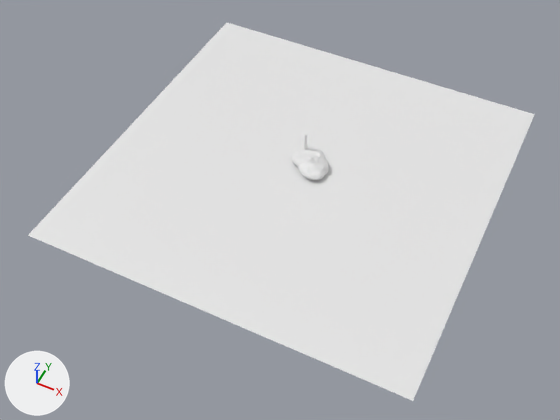
An edit to the Blender file introduction_section/lesson_13_making_a_lighthouse.blend, drawn before and after from the same camera.
Before and after are seen from a 50 mm lens placed at (34.2, -81.0, 87.2), pointed at (-2.2, -8.2, -3.8). The lights are fixed; the arrows at lower left show +X, +Y and +Z.

The older version as bpy lines, for what is in view:
```python
me_icosphere = bpy.data.meshes.new('Icosphere')
me_icosphere.from_pydata(...)  # 91 vertices, 178 faces; spans x -4.32..2.42, y -3.42..3.46, z -0.96..1.24
me_plane = bpy.data.meshes.new('Plane')
me_plane.from_pydata([(-1.0, -1.0, 0.0), (1.0, -1.0, 0.0), (-1.0, 1.0, 0.0), (1.0, 1.0, 0.0)], [], [(0, 1, 3, 2)])
ob_base_rocks = bpy.data.objects.new('base_rocks', me_icosphere)
ob_base_rocks.location = (0.0, 0.0, 0.0)
ob_water = bpy.data.objects.new('water', me_plane)
ob_water.location = (-1.9, -1.8, -0.7)
ob_water.scale = (30.0, 30.0, 30.0)
```
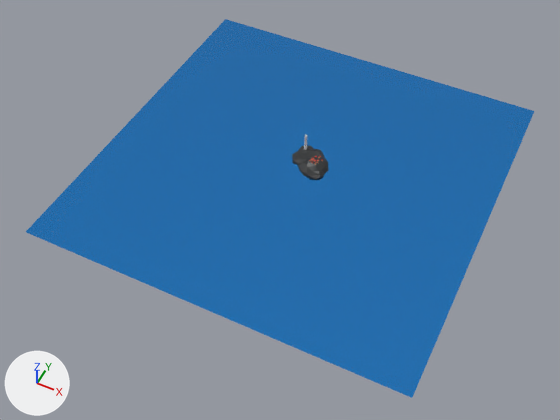
Location of each change, (x1, y1, x2, y2) in pixels of the pictures (560 x 420 px):
'water', recoloured, moved
    before: (28, 23, 535, 401)
    after: (26, 19, 534, 398)
'base_rocks', recoloured (white to grey)
    both: (291, 145, 329, 180)

The change, as a list of edits to the scene's bpy script:
```text
Add mat_rock:
    mat_rock = principled_material('rock')
    mat_rock.base_color = (0.0254, 0.0277, 0.0291)  # black #2c2e30
    mat_rock.roughness = 0.402
Add mat_water:
    mat_water = principled_material('water')
    mat_water.base_color = (0.033, 0.293, 0.8)  # blue #3393e7
    mat_water.metallic = 0.895
    mat_water.roughness = 0.0
Change me_plane:
    where me_plane.from_pydata(...)  # 4 vertices, 1 face; spans x -1.0..1.0, y -1.0..1.0, z 0.0
    add me_plane.materials.append(mat_water)  # blue #3393e7
Change me_icosphere:
    where me_icosphere.from_pydata(...)  # 91 vertices, 178 faces; spans x -4.32..2.42, y -3.42..3.46, z -0.96..1.24
    add me_icosphere.materials.append(mat_rock)  # black #2c2e30
Change ob_water:
    ob_water.location: (-1.9, -1.8, -0.7) -> (-2.1, -1.9, 0.0)
```
